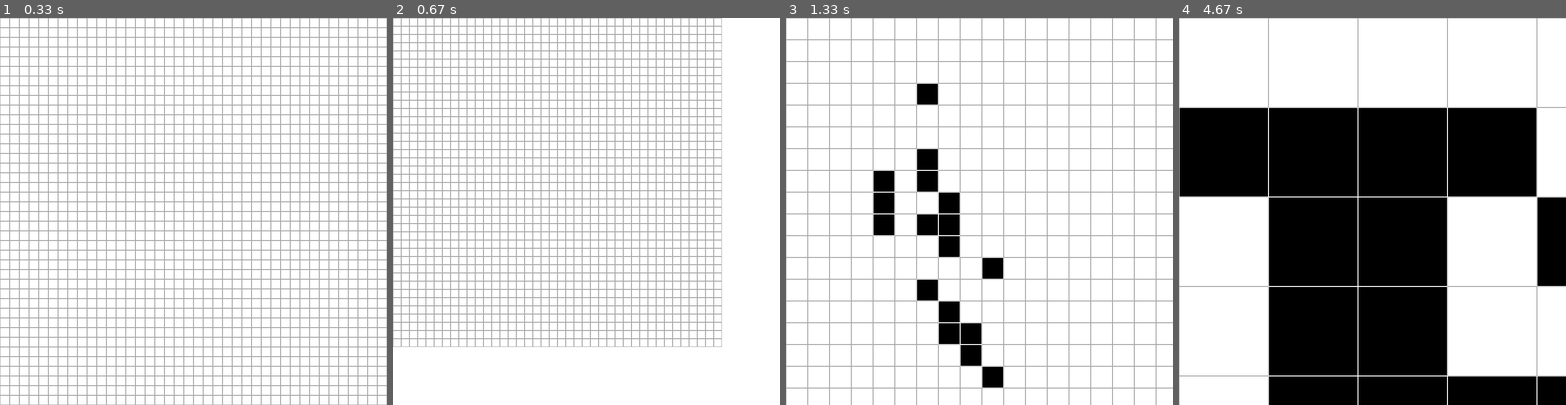
Above: before the commit, frames 1-4 (left to right).
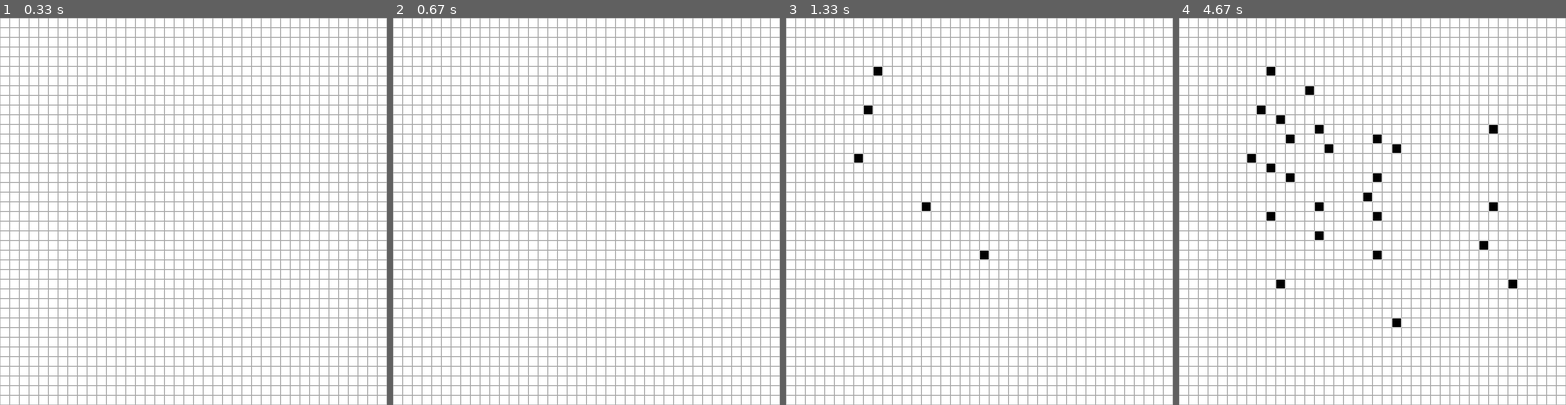
Above: after the commit, the same moments.

Repository: AliiiBenn/Mini-Projets
Game: pygame game, started from script/conway game of life/main.py
Same seed, same stepped clock (60 frames per second), same inputs: the game is played once before the commit and once after it.
Inputs (mouse positions are in pixels of both pictures, inside the frame that each line leads up to):
- Up to frame 1 (0.33 s): no input
- Up to frame 2 (0.67 s): right-click (466, 153) at 0.38 s
- Up to frame 3 (1.33 s): press the mouse at (859, 153) at 0.7 s; move the mouse to (871, 110) at 0.8 s; release the mouse at (878, 68) at 0.93 s; press the mouse at (859, 153) at 1.03 s; move the mouse to (921, 203) at 1.13 s; release the mouse at (983, 254) at 1.27 s
- Up to frame 4 (4.67 s): press the mouse at (1252, 153) at 1.37 s; move the mouse to (1287, 141) at 1.47 s; release the mouse at (1318, 130) at 1.6 s; press the mouse at (1252, 153) at 1.7 s; move the mouse to (1372, 176) at 1.8 s; release the mouse at (1492, 203) at 1.93 s; press the mouse at (1252, 153) at 2.03 s; move the mouse to (1380, 219) at 2.13 s; release the mouse at (1507, 288) at 2.27 s; press the mouse at (1252, 153) at 2.37 s; move the mouse to (1268, 215) at 2.47 s; release the mouse at (1279, 281) at 2.6 s; press the mouse at (1252, 153) at 2.7 s; move the mouse to (1271, 165) at 2.8 s; release the mouse at (1287, 180) at 2.93 s; press the mouse at (1252, 153) at 3.03 s; move the mouse to (1283, 118) at 3.13 s; release the mouse at (1310, 87) at 3.27 s; press the mouse at (1252, 153) at 3.37 s; move the mouse to (1322, 234) at 3.47 s; release the mouse at (1395, 319) at 3.6 s; press the mouse at (1252, 153) at 3.7 s; move the mouse to (1368, 196) at 3.8 s; release the mouse at (1484, 242) at 3.93 s; press the mouse at (1252, 153) at 4.03 s; move the mouse to (1326, 153) at 4.13 s; release the mouse at (1399, 149) at 4.27 s; press the mouse at (1252, 153) at 4.37 s; move the mouse to (1372, 137) at 4.47 s; release the mouse at (1496, 126) at 4.6 s

Frame 1 is identical in both runs. In frame 2, 29% of the frame differs, in the area x 0-100%, y 0-100%; in frame 3, 26%; in frame 4, 58%.

Commit message:
Correction test

Diff:
--- a/script/conway game of life/main.py
+++ b/script/conway game of life/main.py
@@ -5,6 +5,7 @@
 """
 TODO : Voir pour un système de déplacement sur la carte avec aussi si possible un système de zoom
 TODO : Voir pour mettre des templates déjà fait pour ne pas avoir
+TODO : Documentation
 """
 
 
@@ -110,10 +111,8 @@
         if not self.playing:
             if py.mouse.get_pressed()[0]:
                 self.grid.add_cell(mouse_pos[1] // self.grid.cell_size, mouse_pos[0] // self.grid.cell_size)
-                self.grid.cell_size += 1
             if py.mouse.get_pressed()[2]:
                 self.grid.remove_cell(mouse_pos[1] // self.grid.cell_size, mouse_pos[0] // self.grid.cell_size)
-                self.grid.cell_size -= 1
         if py.mouse.get_pressed()[1]:
             self.playing = not self.playing
 
